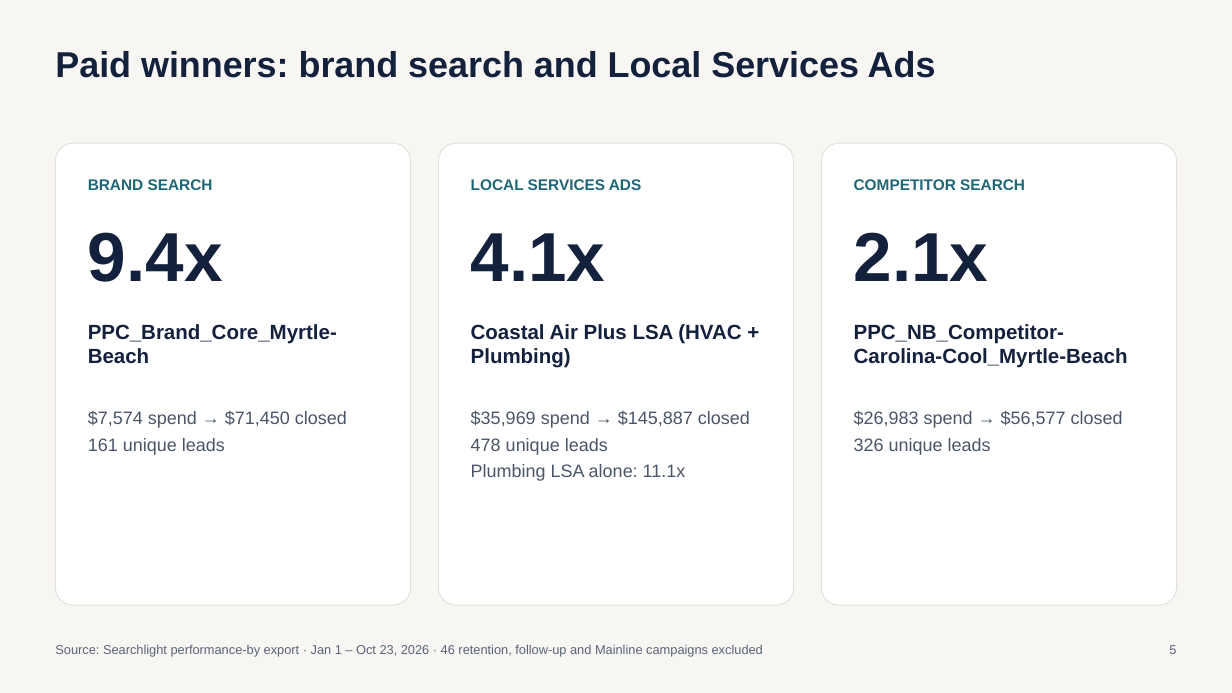
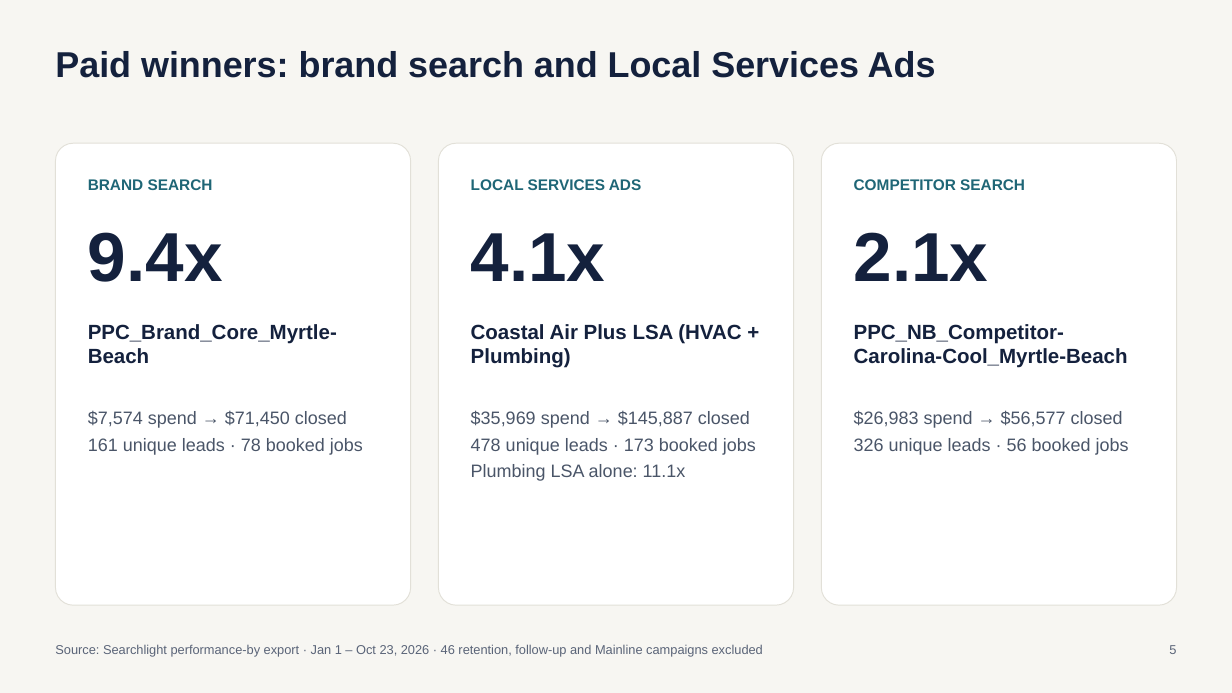
Before and after one commit to MktgCAP/Searchlight-YTD-Analysis, a slide deck: slide 5 of Coastal-Air-Plus-YTD-Performance-Oct23-2026.pptx. Drawn at 1232x693 pixels with LibreOffice and Linux fonts; fonts in the diff are those of the drawing. Boxes give left, top, right and bottom in pixels: in the first picture for what was removed or moved away, otherwise in the second. Text is boxed around its words. In the diff, an @@ line names an element or a change of style, - is before the commit and + after.

```diff
--- a/Coastal-Air-Plus-YTD-Performance-Oct23-2026.pptx
+++ b/Coastal-Air-Plus-YTD-Performance-Oct23-2026.pptx
@@ text at [88, 438, 363, 455]: text changed @@
-161 unique leads
+161 unique leads · 78 booked jobs
@@ text at [471, 438, 756, 455]: text changed @@
-478 unique leads
+478 unique leads · 173 booked jobs
@@ text at [854, 438, 1129, 455]: text changed @@
-326 unique leads
+326 unique leads · 56 booked jobs
```
Also in this commit, not shown: 9 other slides changed, 1 other file.
